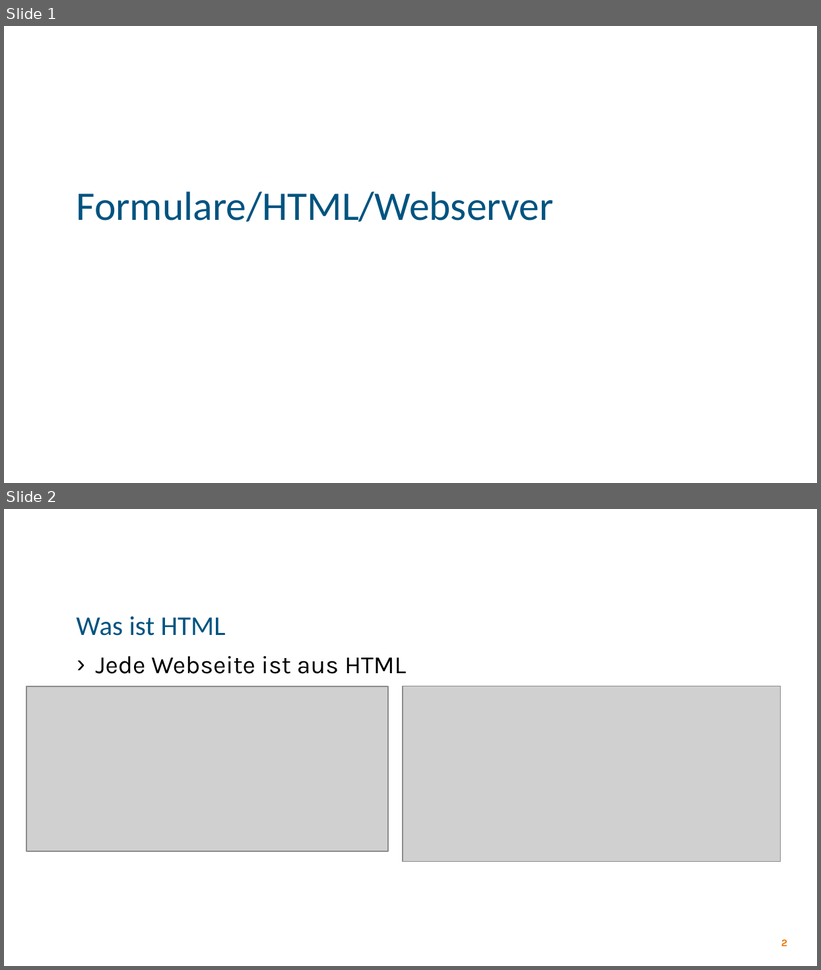
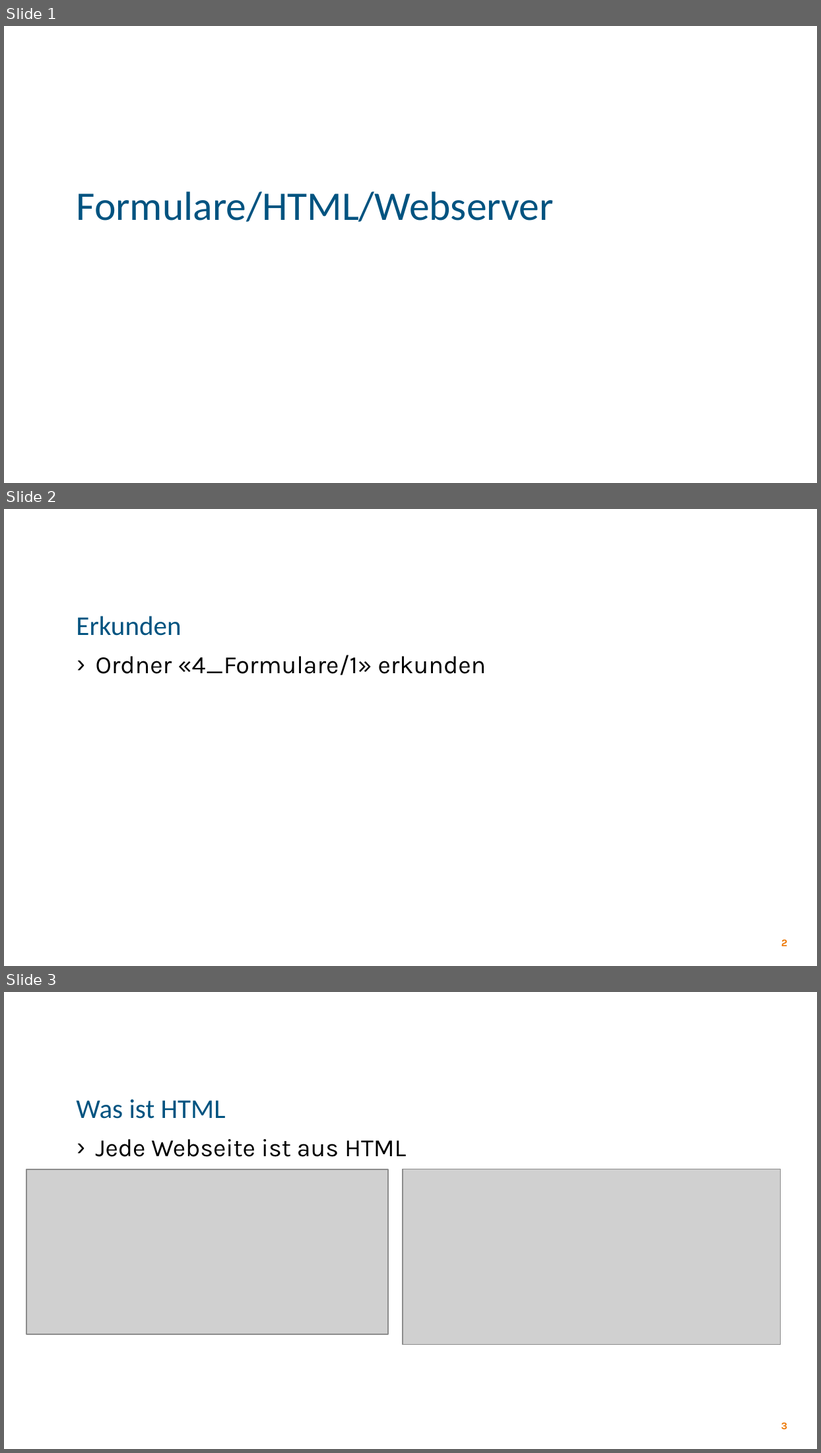
Before and after one commit to jonlanda/PHP-Kurs, a slide deck: 4_Formulare/1/Formular Grundlagen.pptx. Shown one above the other, each under a label of ours: slides 1 and 2 before the commit, slides 1, 2 and 3 after it. The pictures are 821x970 and 821x1453 pixels, drawn with LibreOffice and Linux fonts; fonts in the diff are those of the drawing; grey boxes stand for pictures; background and template pictures are left out. Boxes give left, top, right and bottom in pixels: in the first picture for what was removed or moved away, otherwise in the second. Text is boxed around its words. In the diff, an @@ line names an element or a change of style, - is before the commit and + after.

```diff
--- a/4_Formulare/1/Formular Grundlagen.pptx
+++ b/4_Formulare/1/Formular Grundlagen.pptx
@@ slide 2 added at <box>4,509,817,966</box>, background #FFFFFF @@
@@ title added at <box>76,616,181,636</box>, 24 pt, text #005380 @@
+Erkunden
@@ text added at <box>96,655,486,675</box>, 22 pt, text #000000 @@
+› Ordner «4_Formulare/1» erkunden
@@ page number added at <box>781,939,787,947</box>, 9 pt, text #ED7703, bold @@
+2
@@ what was slide 2 is now slide 3 @@
@@ page number at <box>781,1422,788,1430</box>: text changed @@
-2
+3
```
Also in this commit, not shown: 1 slide changed, 3 other slides added, 2 slides removed.
